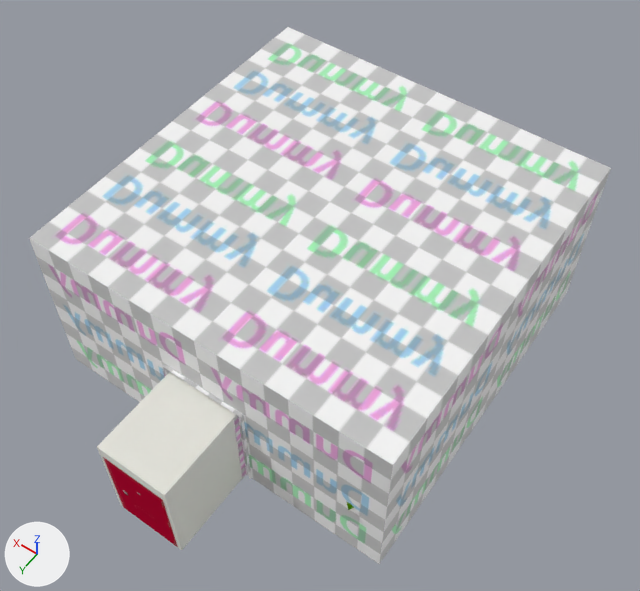
Two versions of the glTF model resource_rmmdl.glb, one commit apart.
Before and after are seen from a camera (50 mm lens) standing at (-57.6, 83.3, 138.6) and looking at (-2.4, 6.1, 17.2). Every picture has the same lights, and +X, +Y and +Z are marked at lower left. Vertices at the same position are counted once.

Names of what the first picture shows: 'ceiling', 'door', 'entrance', 'wall'.
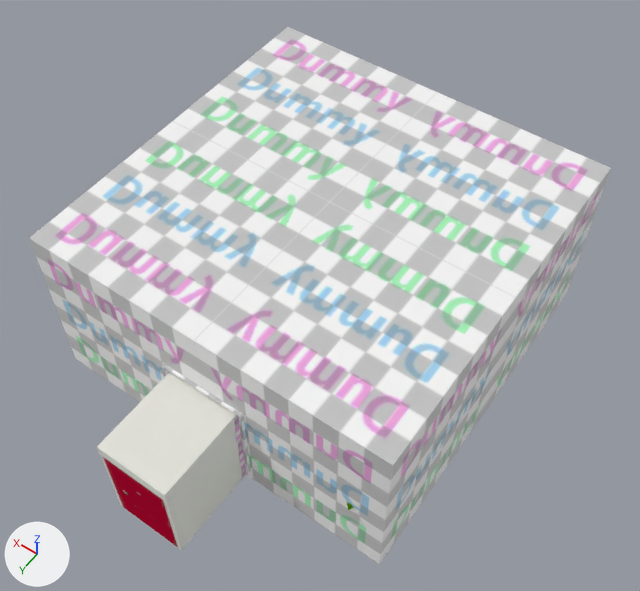
Pixel boxes [x1, y1, x2, y2] of what changed, in the pictures (640 x 591 px; the box of a moved part takes in the faces that stretch with it):
part 1 of me_mesh_5, moved or reshaped
    both: [72, 213, 595, 510]
part 2 of me_mesh_5, surface changed
    both: [29, 238, 494, 563]
part 3 of me_mesh_8, surface changed
    both: [173, 27, 611, 465]

What the commit changed:
me_mesh_5 is used by ob_wall; location (0.0, 0.0, 0.0).
me_mesh_5 had 276 vertices, 470 faces and spanned x -34.0..34.0, y -34.0..34.0, z -0.1..33.9.
me_mesh_5 now has 307 vertices, 524 faces and spans x -34.0..34.0, y -34.0..34.0, z -0.1..33.9.
Part 1, on me_mesh_5:
112 faces are deleted.
18 new vertices lie (0.0, -6.8, 0.0) away from vertices in x -34.0..34.0, y 6.8, z -0.1..33.9.
13 new vertices lie (-6.8, 0.0, 0.0) away from vertices in x 6.8, y -34.0..34.0, z -0.1..33.9.
166 new faces join them.
me_mesh_5 part 2: 176 kept faces spanning x -34.0..34.0, y -34.0..34.0, z -0.1..33.9 get new texture (UV) coordinates.
me_mesh_8 has 49 vertices, 72 faces and spans x -34.0..34.0, y -34.0..34.0, z 33.9.
me_mesh_8 is used by ob_ceiling; location (0.0, 0.0, 0.0).
me_mesh_8 part 3: texture (UV) coordinates of 54 of 72 faces, centred in x -32.6..32.6, y -32.6..32.6, z 33.9, changed; they spanned u 0.0..2.0, v 0.0..2.0 and now span u 0.0..2.0, v 0.0..2.0.
